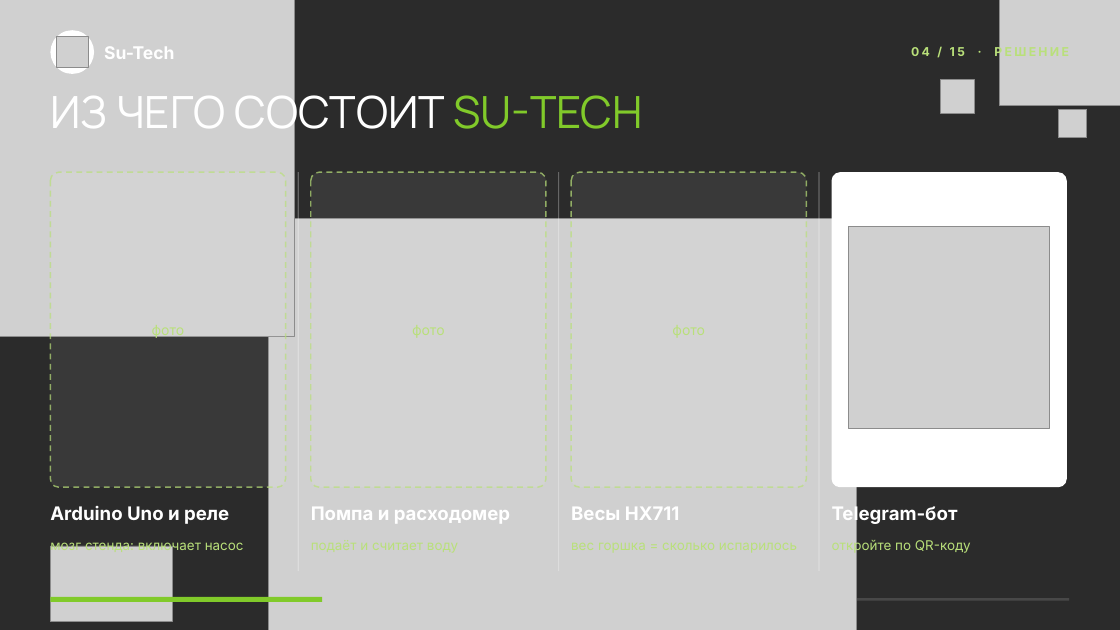
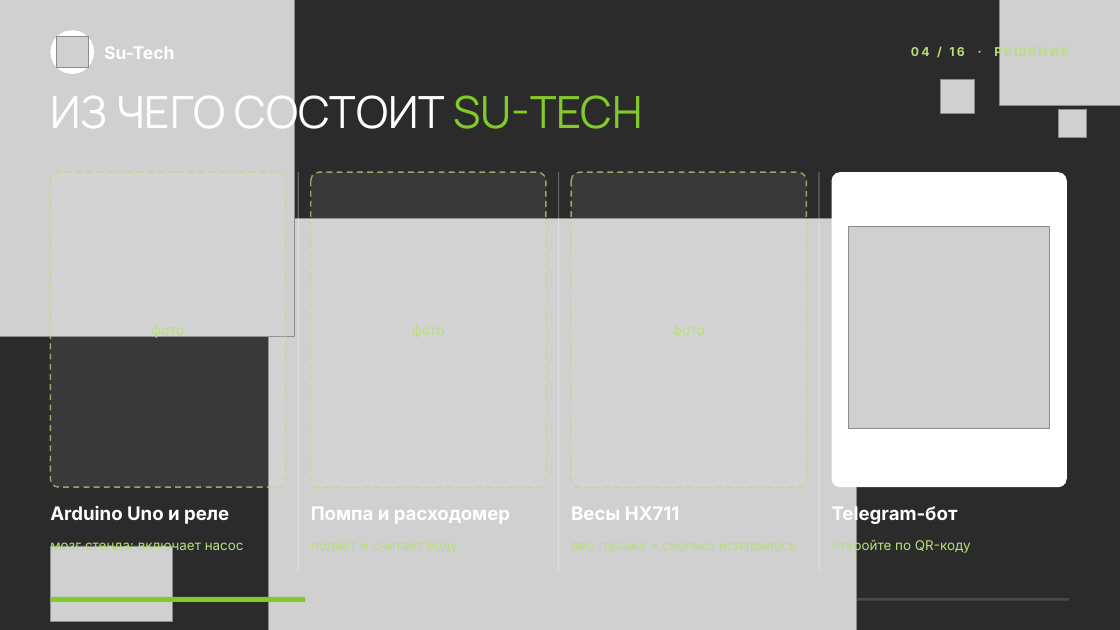
Before and after one commit to osmanri/sutech-core, a slide deck: slide 4 of docs/pitch/files/Su-Tech.pptx. Drawn at 1120x630 pixels with LibreOffice and Linux fonts; fonts in the diff are those of the drawing; grey boxes stand for pictures; background and template pictures are left out; a plain dark background stands for a picture behind light text. Boxes give left, top, right and bottom in pixels: in the first picture for what was removed or moved away, otherwise in the second. Text is boxed around its words. In the diff, an @@ line names an element or a change of style, - is before the commit and + after.

```diff
--- a/docs/pitch/files/Su-Tech.pptx
+++ b/docs/pitch/files/Su-Tech.pptx
@@ text at (911,46,1068,60): text changed @@
-04 / 15 · РЕШЕНИЕ
+04 / 16 · РЕШЕНИЕ
@@ rectangle: place and size @@
-rectangle at (50,597,322,602)
+rectangle at (50,597,305,602)
```
Also in this commit, not shown: 16 other slides changed, 1 slide added, 5 other files.
